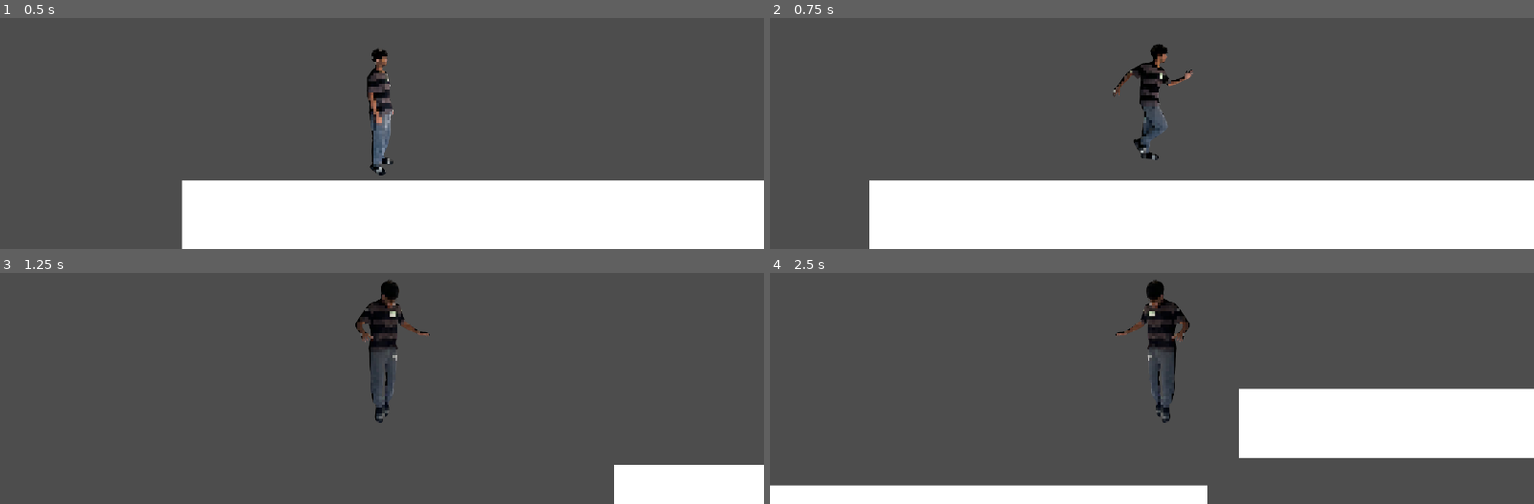
Above: before the commit, frames 1-4 (two rows, left to right).
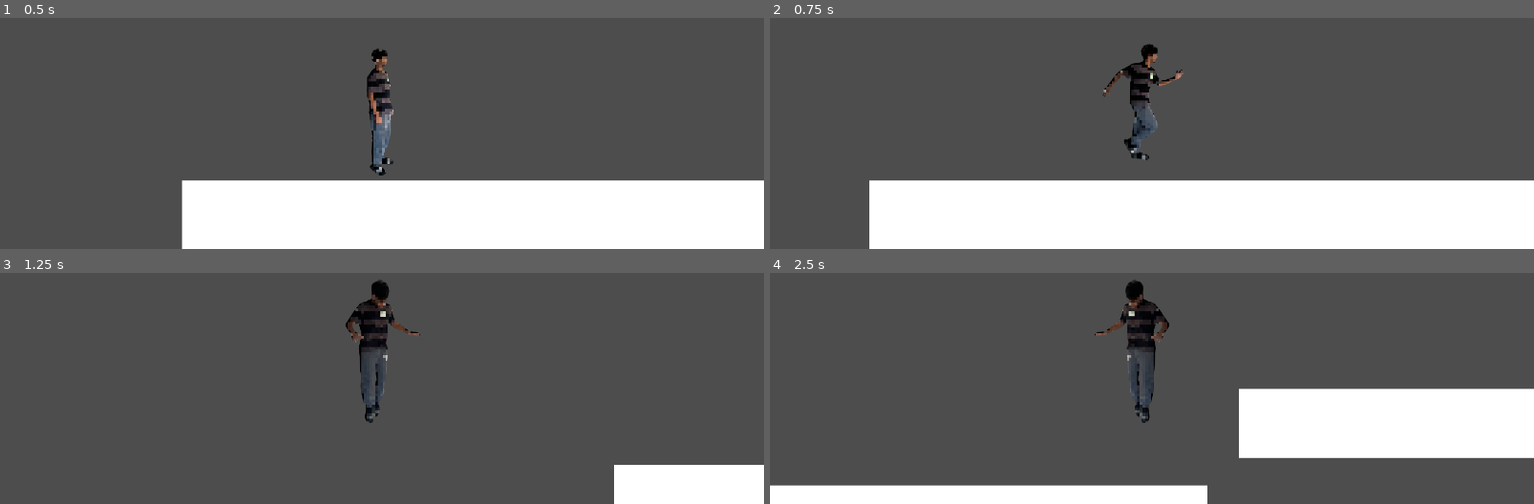
Above: after the commit, the same moments.

Repository: awadui/awesomeplatformer
Game: Godot game, scene res://Scenes/world.tscn
Same seed, same stepped clock (60 frames per second), same inputs: the game is played once before the commit and once after it.
Inputs:
- Up to frame 1 (0.5 s): no input
- Up to frame 2 (0.75 s): hold D (move_right ) from 0.53 s (still down)
- Up to frame 3 (1.25 s): keep holding D (move_right ); tap Space (jump) at 0.77 s
- Up to frame 4 (2.5 s): tap Space (jump) at 1.52 s; release D (move_right ) at 2.03 s; hold A (move_left) from 2.03 s (still down)

Frame 1 is identical in both runs. In frame 2, 1.6% of the frame differs, in the area x 43-56%, y 11-62%; in frame 3, 1.8%; in frame 4, 2.6%, in the area x 42-55%, y 2-65%.

Commit message:
updated one teeny tiny teennny thinggg
heheheheheh heh heh

Diff:
--- a/awesomeplatformer/Scripts/player.gd
+++ b/awesomeplatformer/Scripts/player.gd
@@ -40,3 +40,4 @@
 
 func switch_direction(horizontal_direction):
 	sprite.flip_h = (horizontal_direction == -1)
+	sprite.position.x = horizontal_direction * 4
